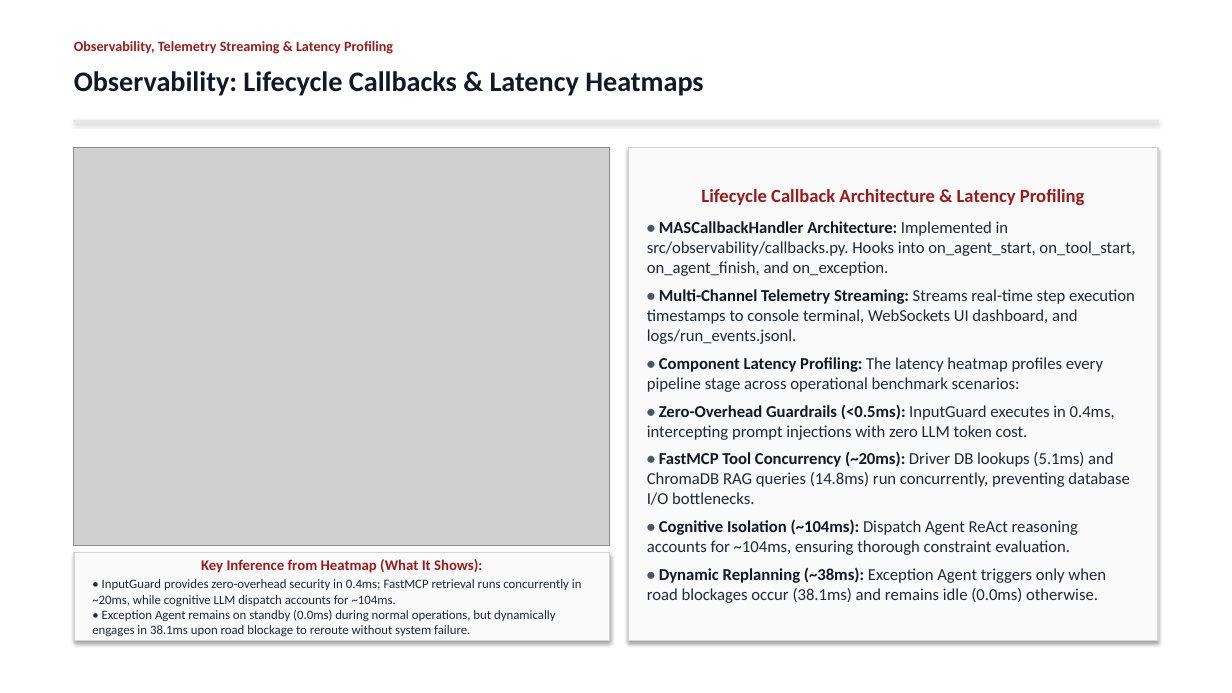
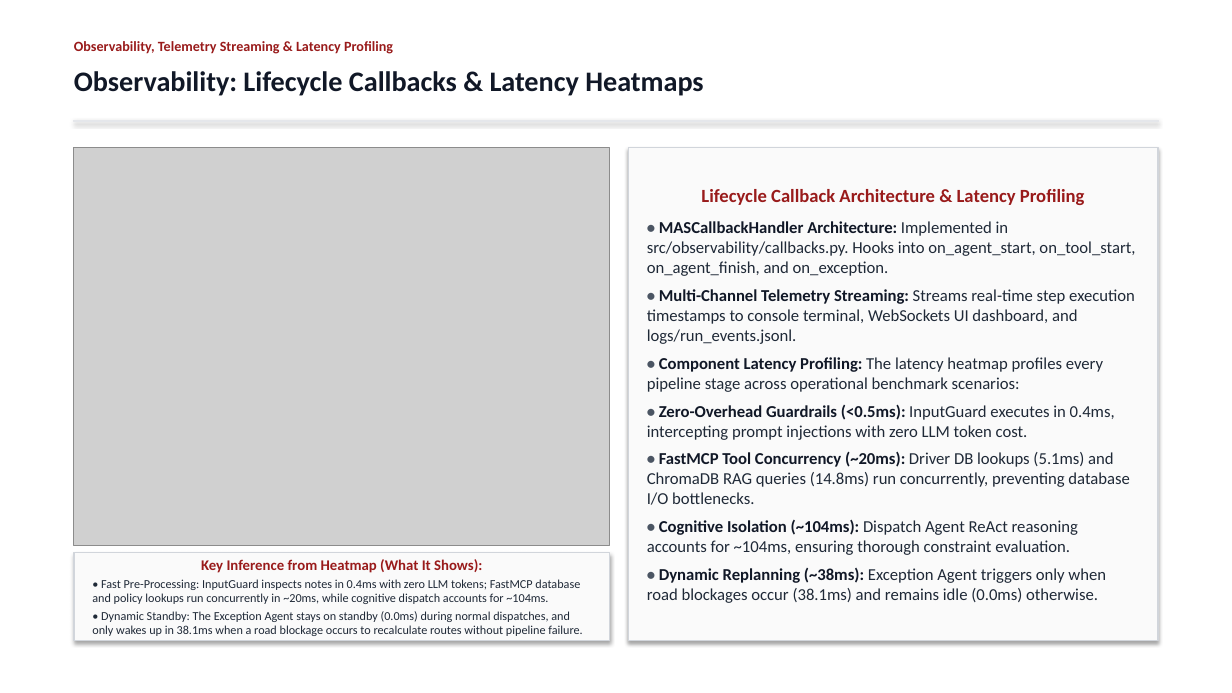
Before and after one commit to Akshat5091/DeliveryFleet-MAS, a slide deck: slide 18 of Eval 2 Documents/DeliveryFleet_MAS_Evaluation2_Master_Presentation.pptx. Drawn at 1232x693 pixels with LibreOffice and Linux fonts; fonts in the diff are those of the drawing; grey boxes stand for pictures. Boxes give left, top, right and bottom in pixels: in the first picture for what was removed or moved away, otherwise in the second. Text is boxed around its words. In the diff, an @@ line names an element or a change of style, - is before the commit and + after.

```diff
--- a/Eval 2 Documents/DeliveryFleet_MAS_Evaluation2_Master_Presentation.pptx
+++ b/Eval 2 Documents/DeliveryFleet_MAS_Evaluation2_Master_Presentation.pptx
@@ text in rectangle at <box>92,579,582,636</box>: text changed; size 10 to 9.5 pt @@
-• InputGuard provides zero-overhead security in 0.4ms; FastMCP retrieval runs concurrently in ~20ms, while cognitive LLM dispatch accounts for ~104ms.
-• Exception Agent remains on standby (0.0ms) during normal operations, but dynamically engages in 38.1ms upon road blockage to reroute without system failure.
+• Fast Pre-Processing: InputGuard inspects notes in 0.4ms with zero LLM tokens; FastMCP database and policy lookups run concurrently in ~20ms, while cognitive dispatch accounts for ~104ms.
+• Dynamic Standby: The Exception Agent stays on standby (0.0ms) during normal dispatches, and only wakes up in 38.1ms when a road blockage occurs to recalculate routes without pipeline failure.
```
Also in this commit, not shown: 2 other slides changed, 3 other files.
